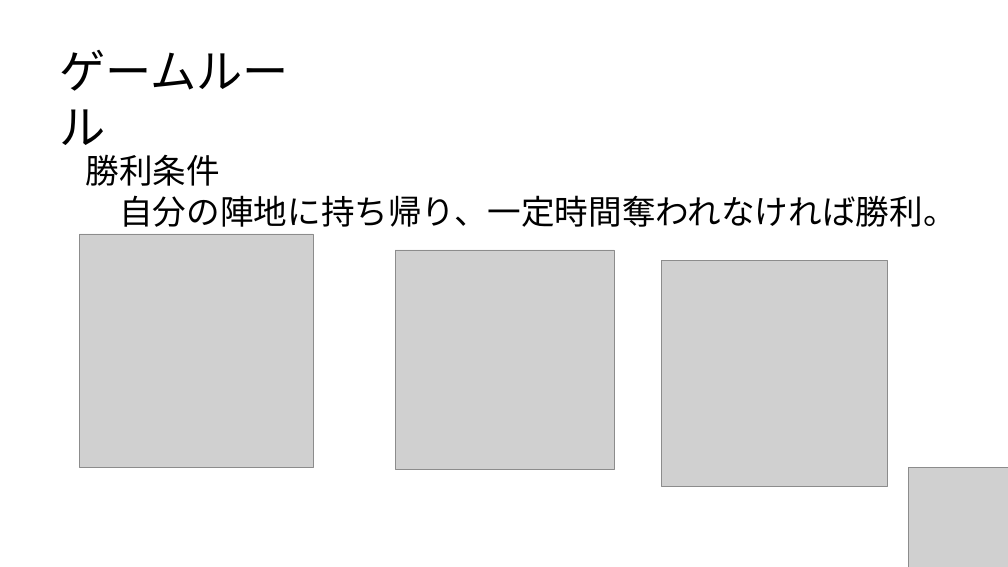
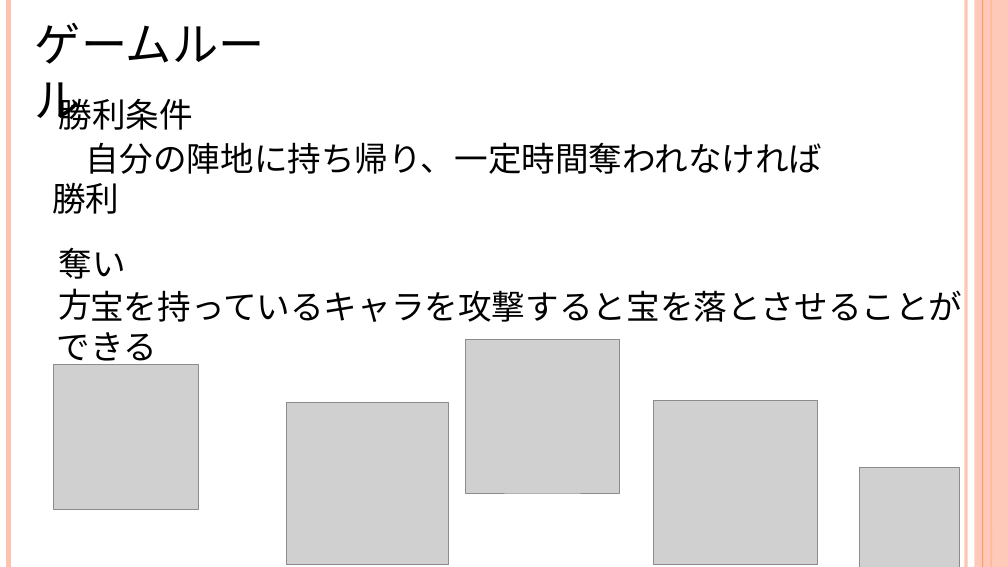
Before and after one commit to CaseStudyG18/master, a slide deck: slide 10 of プレゼン/G18_プレゼン用PWP.pptx. Drawn at 1008x567 pixels with LibreOffice and Linux fonts; fonts in the diff are those of the drawing; grey boxes stand for pictures. Boxes give left, top, right and bottom in pixels: in the first picture for what was removed or moved away, otherwise in the second. Text is boxed around its words. In the diff, an @@ line names an element or a change of style, - is before the commit and + after.

```diff
--- a/プレゼン/G18_プレゼン用PWP.pptx
+++ b/プレゼン/G18_プレゼン用PWP.pptx
@@ line added from (8, 0) to (8, 567), #FEC3AE 4.5 pt @@
@@ text "ゲームルール" moved from (x1=59, y1=50, x2=289, y2=156) to (x1=35, y1=23, x2=265, y2=129) @@
@@ text "ゲームルール" at (x1=35, y1=23, x2=265, y2=129): font Calibri to Noto Sans CJK JP @@
@@ line added from (966, 0) to (966, 567), #FEC3AE 3 pt @@
@@ rectangle added at (x1=975, y1=0, x2=1008, y2=567), fill #FEC3AE at 87% opacity @@
@@ line added from (983, 0) to (983, 567), #FE8637 0.75 pt @@
@@ line added from (991, 0) to (991, 567), #FE8637 1.5 pt @@
@@ text added at (x1=59, y1=92, x2=193, y2=130), 32 pt, text #000000 @@
+勝利条件
@@ text at (x1=86, y1=142, x2=822, y2=174): text changed; font Calibri to Noto Sans CJK JP @@
-勝利条件
-自分の陣地に持ち帰り、一定時間奪われなければ勝利。
+自分の陣地に持ち帰り、一定時間奪われなければ勝利
@@ picture removed at (x1=79, y1=234, x2=313, y2=467) @@
@@ text added at (x1=59, y1=247, x2=126, y2=321), 32 pt, text #000000 @@
+奪い方
@@ picture removed at (x1=395, y1=250, x2=615, y2=470) @@
@@ picture removed at (x1=662, y1=261, x2=887, y2=486) @@
@@ text added at (x1=57, y1=290, x2=962, y2=368), 32 pt, text #000000 @@
+宝を持っているキャラを攻撃すると宝を落とさせることができる
@@ picture added at (x1=466, y1=340, x2=619, y2=493) @@
@@ picture added at (x1=54, y1=364, x2=199, y2=510) @@
@@ picture added at (x1=286, y1=402, x2=448, y2=565) @@
@@ picture added at (x1=653, y1=401, x2=817, y2=565) @@
@@ picture moved from (x1=909, y1=467, x2=1008, y2=567) to (x1=860, y1=467, x2=960, y2=567) @@
@@ ellipse added at (x1=899, y1=473, x2=960, y2=518), fill #FE8637 @@
```
Also in this commit, not shown: 10 other slides changed, 1 slide added, 2 slides removed.
